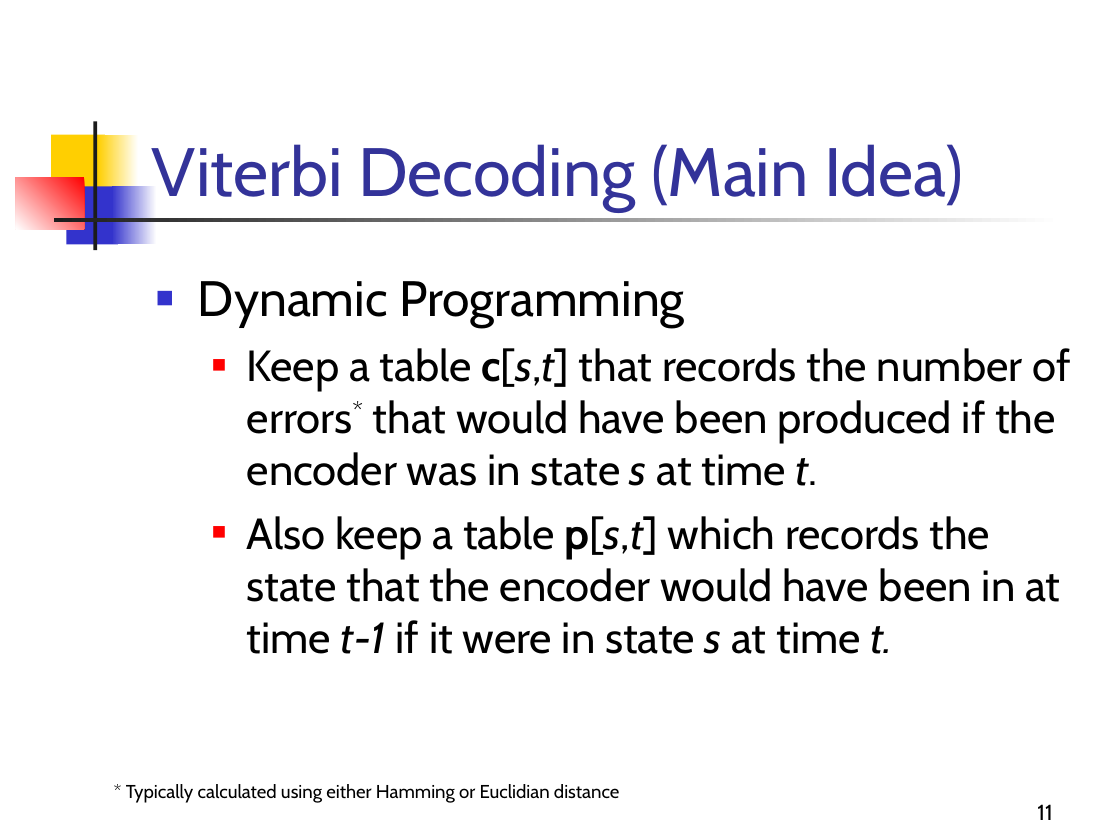
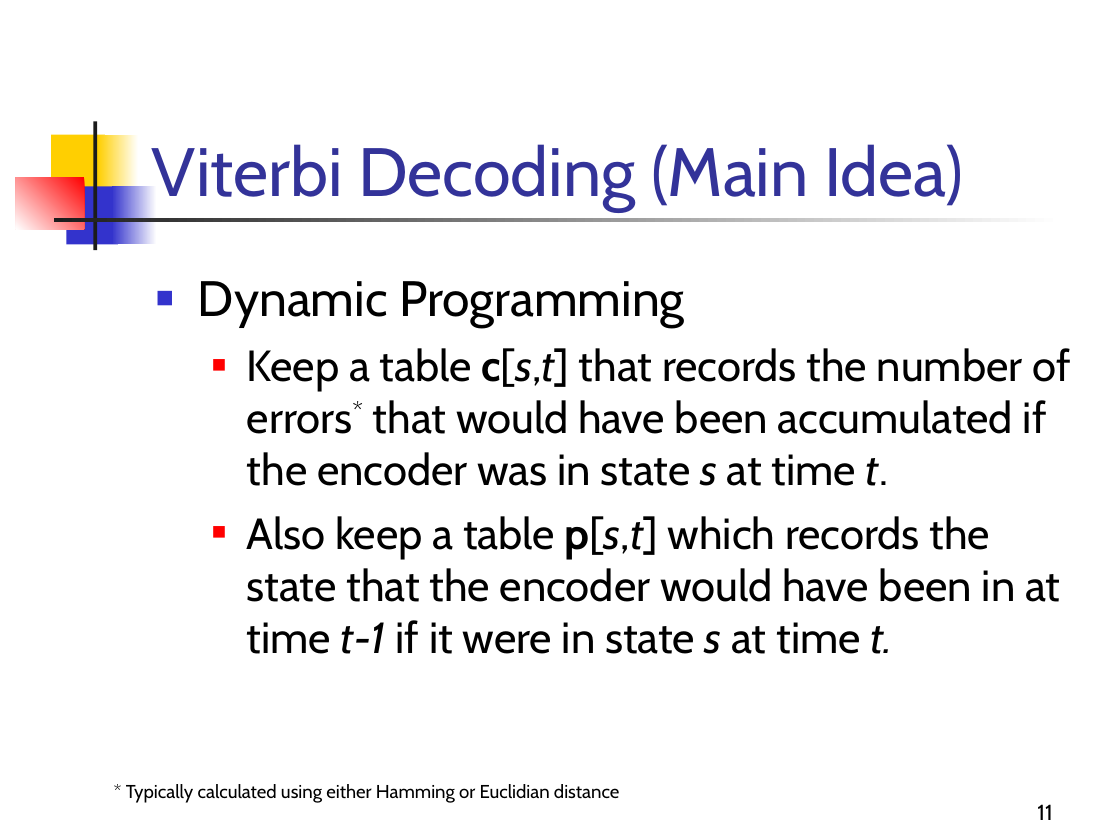
Before and after one commit to rrnewton/StreamIt, a slide deck: slide 11 of streams/apps/applications/hdtv/docs/Viterbi-Decoding.ppt. Drawn at 1120x840 pixels with LibreOffice and Linux fonts; fonts in the diff are those of the drawing. Boxes give left, top, right and bottom in pixels: in the first picture for what was removed or moved away, otherwise in the second. Text is boxed around its words. In the diff, an @@ line names an element or a change of style, - is before the commit and + after.

```diff
--- a/streams/apps/applications/hdtv/docs/Viterbi-Decoding.ppt
+++ b/streams/apps/applications/hdtv/docs/Viterbi-Decoding.ppt
@@ text at bbox=[247, 348, 1070, 486]: text changed @@
-  ■ Keep a table c[s,t] that records the number of errors* that would have been produced if the encoder was in state s at time t.
+  ■ Keep a table c[s,t] that records the number of errors* that would have been accumulated if the encoder was in state s at time t.
```
Also in this commit, not shown: 3 other slides changed, 1 other file.
